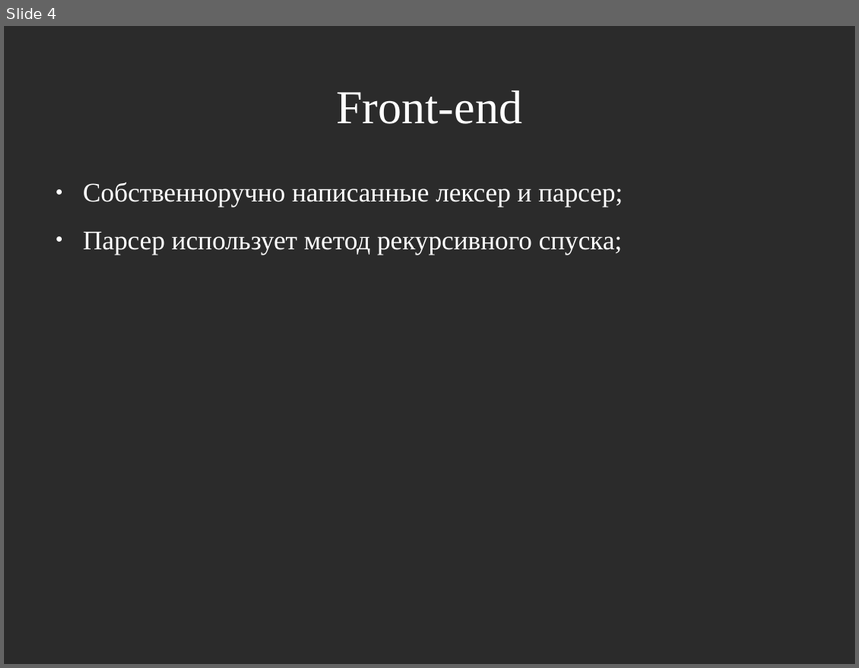
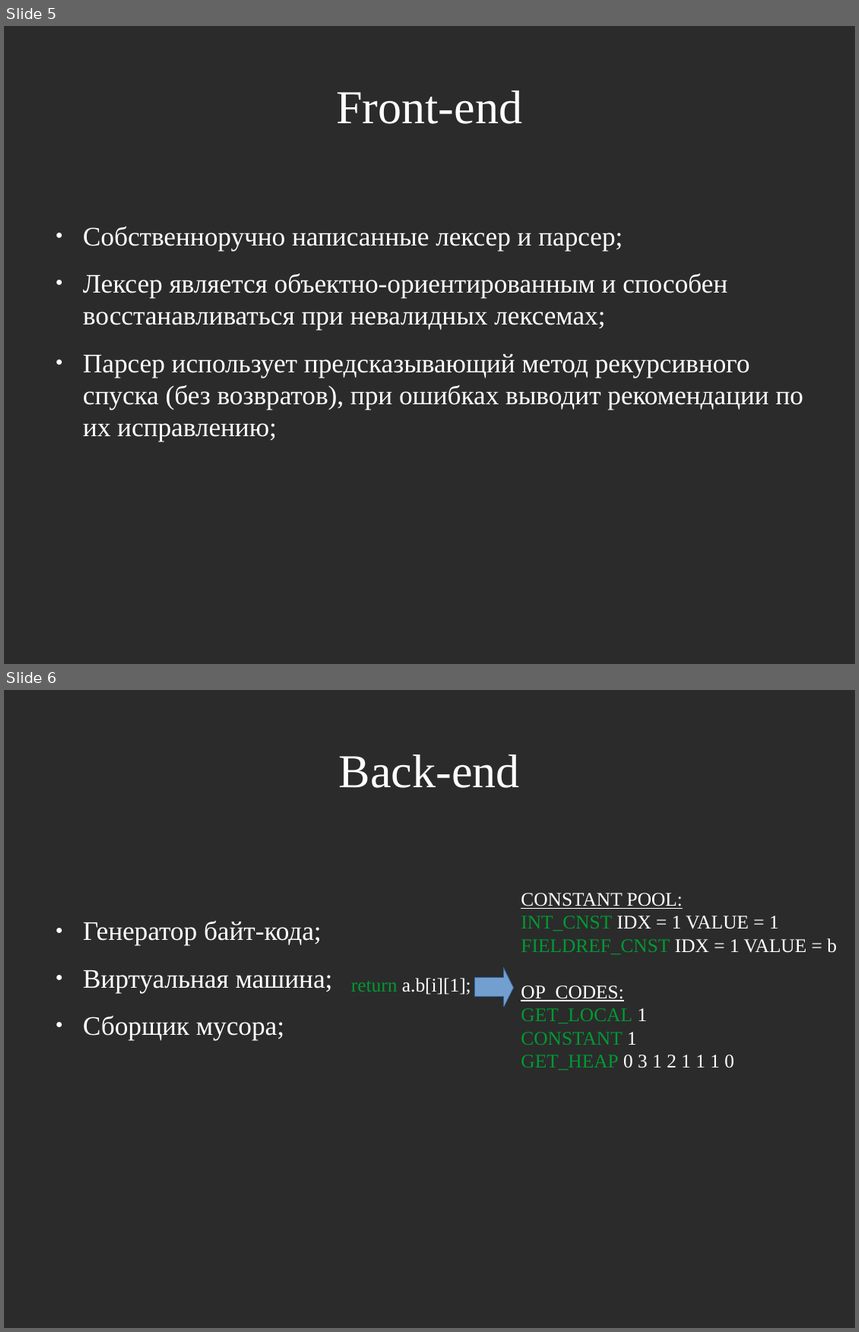
Before and after one commit to masyagin1998/GCI, a slide deck: docs/presentation.odp. Shown one above the other, each under a label of ours: slide 4 before the commit, slides 5 and 6 after it. The pictures are 859x668 and 859x1332 pixels, drawn with LibreOffice and Linux fonts; fonts in the diff are those of the drawing; background and template pictures are left out; a plain dark background stands for a picture behind light text. Boxes give left, top, right and bottom in pixels: in the first picture for what was removed or moved away, otherwise in the second. Text is boxed around its words. In the diff, an @@ line names an element or a change of style, - is before the commit and + after.

```diff
--- a/docs/presentation.odp
+++ b/docs/presentation.odp
@@ slide 6 added at (4, 690, 855, 1328), background picture (left out) @@
@@ title added at (339, 755, 520, 788), 44 pt, text #FFFFFF @@
+Back-end
@@ text added at (521, 893, 837, 1070), 18 pt, text #FFFFFF @@
+CONSTANT POOL:
+INT_CNST IDX = 1 VALUE = 1
+FIELDREF_CNST IDX = 1 VALUE = b
+OP_CODES:
+GET_LOCAL 1
+CONSTANT 1
+GET_HEAP 0 3 1 2 1 1 1 0
@@ text added at (83, 920, 333, 1040), 25 pt, text #FFFFFF @@
+● Генератор байт-кода;
+● Виртуальная машина;
+● Сборщик мусора;
@@ text added at (351, 978, 471, 995), 18 pt, text #FFFFFF @@
+return a.b[i][1];
@@ right arrow added at (475, 968, 514, 1007), fill #729FCF, outline #3465A4 0 pt @@
@@ what was slide 4 is now slide 5 @@
@@ slide 5 changed as well @@
@@ text "Собственноручно написанные лексер и парсер;": place and size @@
-text "Собственноручно написанные лексер и парсер;" at (83, 182, 623, 255)
+text "Собственноручно написанные лексер и парсер;" at (83, 226, 804, 442)
@@ text at (83, 274, 804, 442): text changed @@
-● Парсер использует метод рекурсивного спуска;
+● Лексер является объектно-ориентированным и способен восстанавливаться при невалидных лексемах;
+● Парсер использует предсказывающий метод рекурсивного спуска (без возвратов), при ошибках выводит рекомендации по их исправлению;
```
Also in this commit, not shown: 4 other slides changed, 5 other slides added, 7 slides removed, 38 other files.
